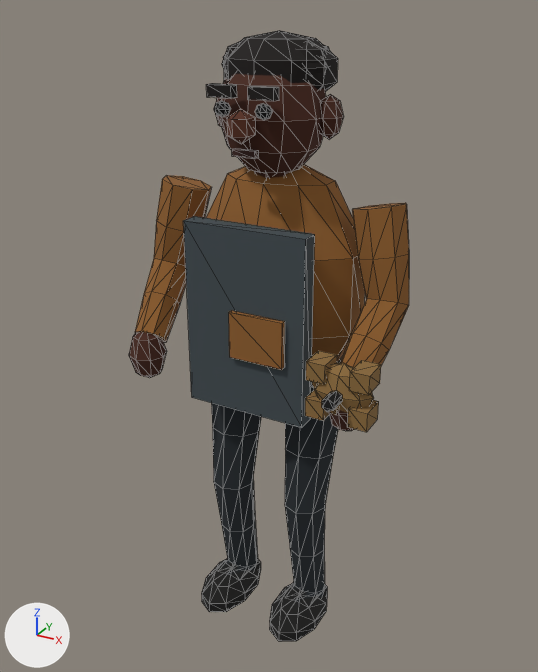
One commit to the glTF model characters/tess-3d/tess.glb: the scene before it, then after it.
Before and after are seen from a 50 mm camera at (1.29, -2.41, 2.52) aimed at (-0.01, -0.04, 1.34). Arrows for +X, +Y and +Z are at lower left; the lights stay in place. The first picture is the older version. Mesh edges are drawn as thin lines. Vertices at exactly the same position are counted once.

Objects in the first picture: 'TessSkin'.
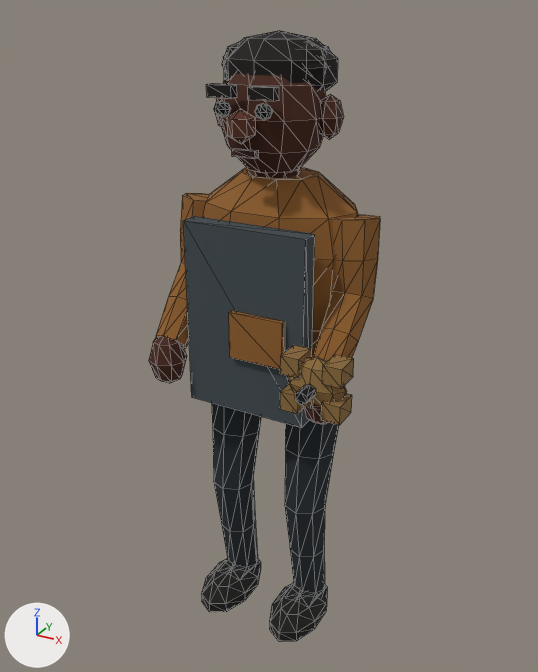
Boxes (x1, y1, x2, y2) around the edits, measured in the pictures (538 x 672 px; the box of a moved part takes in the faces that stretch with it):
'TessSkin', reshaped (17% narrower)
    before: (129, 30, 409, 642)
    after: (149, 30, 380, 642)
part 1 of me_sphere_048, moved or reshaped
    before: (312, 363, 374, 415)
    after: (287, 357, 347, 408)
part 2 of me_sphere_048, moved or reshaped
    before: (322, 391, 342, 412)
    after: (295, 384, 315, 405)
part 3 of me_sphere_048, moved or reshaped
    before: (347, 400, 379, 432)
    after: (280, 384, 304, 414)
part 4 of me_sphere_048, moved or reshaped
    before: (349, 360, 381, 395)
    after: (280, 345, 312, 378)
part 5 of me_sphere_048, rebuilt
    before: (206, 164, 365, 361)
    after: (203, 168, 359, 357)
part 6 of me_sphere_048, rebuilt (11% shorter)
    before: (340, 203, 409, 367)
    after: (314, 215, 380, 361)
part 7 of me_sphere_048, rebuilt
    before: (135, 175, 212, 343)
    after: (156, 193, 209, 348)
part 8 of me_sphere_048, moved or reshaped
    before: (129, 332, 355, 431)
    after: (149, 336, 354, 425)

Diff of the bpy script that builds the scene:
```diff
--- a/characters/tess-3d/tess.glb.py
+++ b/characters/tess-3d/tess.glb.py
@@ me_sphere_048 @@
 # used by ob_tessskin; location = (0.0, 0.0, 0.0)
-me_sphere_048.from_pydata(...)  # 847 vertices, 1558 faces; spans x -0.54..0.54, y -0.43..0.23, z 0.0..2.45
+me_sphere_048.from_pydata(...)  # 855 vertices, 1574 faces; spans x -0.41..0.44, y -0.43..0.23, z 0.0..2.45
+# me_sphere_048 part 1: the loose piece of 26 vertices spanning x 0.3..0.53, y -0.37..-0.25, z 1.22..1.43 is moved by (-0.1, 0.0, 0.0)
+# me_sphere_048 part 2: the loose piece of 12 vertices spanning x 0.4..0.44, y -0.43..-0.36, z 1.3..1.35 is moved by (-0.1, 0.0, 0.0)
+# me_sphere_048 part 3: the loose piece of 8 vertices spanning x 0.46..0.53, y -0.36..-0.26, z 1.22..1.29 is moved by (-0.26, 0.0, 0.0)
+# me_sphere_048 part 4: the loose piece of 8 vertices spanning x 0.46..0.53, y -0.36..-0.26, z 1.36..1.43 is moved by (-0.26, 0.0, 0.0)
+# me_sphere_048 part 5: the loose piece of 42 vertices spanning x -0.33..0.33, y -0.18..0.23, z 1.07..2.04 is rebuilt with 50 vertices and now spans x -0.35..0.35, y -0.18..0.23, z 1.24..1.97
+# me_sphere_048 part 6: the loose piece of 40 vertices spanning x 0.3..0.54, y -0.3..0.1, z 1.28..1.91 is rebuilt with 40 vertices and now spans x 0.21..0.41, y -0.3..0.1, z 1.28..1.86
+# me_sphere_048 part 7: the loose piece of 40 vertices spanning x -0.54..-0.3, y -0.3..0.1, z 1.28..1.91 is rebuilt with 40 vertices and now spans x -0.41..-0.21, y -0.3..0.1, z 1.28..1.86
+# me_sphere_048 part 8
+# 16 vertices are removed from x -0.47..0.47, y -0.36..-0.23, z 1.18..1.43
+# 116 faces are deleted
+# 4 vertices in x 0.43, y -0.36..-0.21, z 1.15..1.37 move by (-0.1, 0.0, 0.0)
+# 4 vertices in x 0.39, y -0.32..-0.24, z 1.18..1.34 move by (-0.02, 0.0, 0.0)
+# 4 vertices in x -0.43, y -0.36..-0.21, z 1.15..1.37 move by (0.1, 0.0, 0.0)
+# 4 vertices in x -0.39, y -0.32..-0.24, z 1.18..1.34 move by (0.02, 0.0, 0.0)
+# 36 vertices move from x -0.5..0.5, y -0.36..-0.23, z 1.18..1.43 to x -0.41..0.41, y -0.36..-0.23, z 1.18..1.43
+# 8 vertices are added at x -0.33..0.33, y -0.33..-0.23, z 1.18..1.34
+# 8 new vertices lie (0.07, 0.0, 0.0) away from vertices in x 0.37, y -0.36..-0.26, z 1.22..1.43
+# 116 new faces join them
 me_sphere_048.materials.append(mat_tess_nearest_palette)
```
